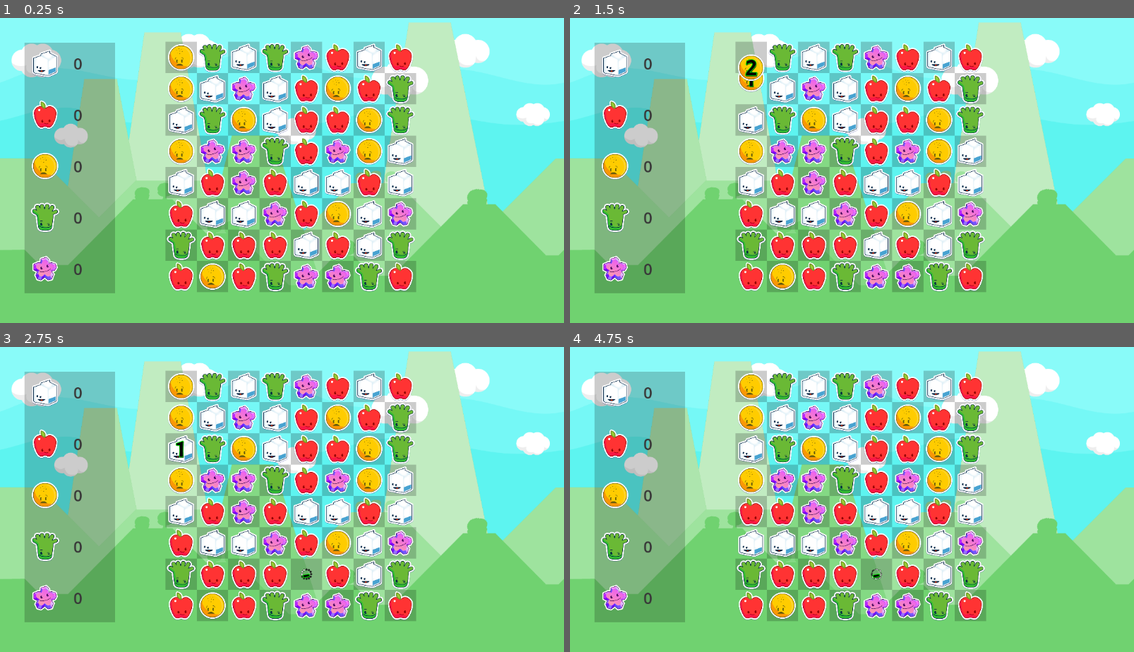
Above: before the commit, frames 1-4 (two rows, left to right).
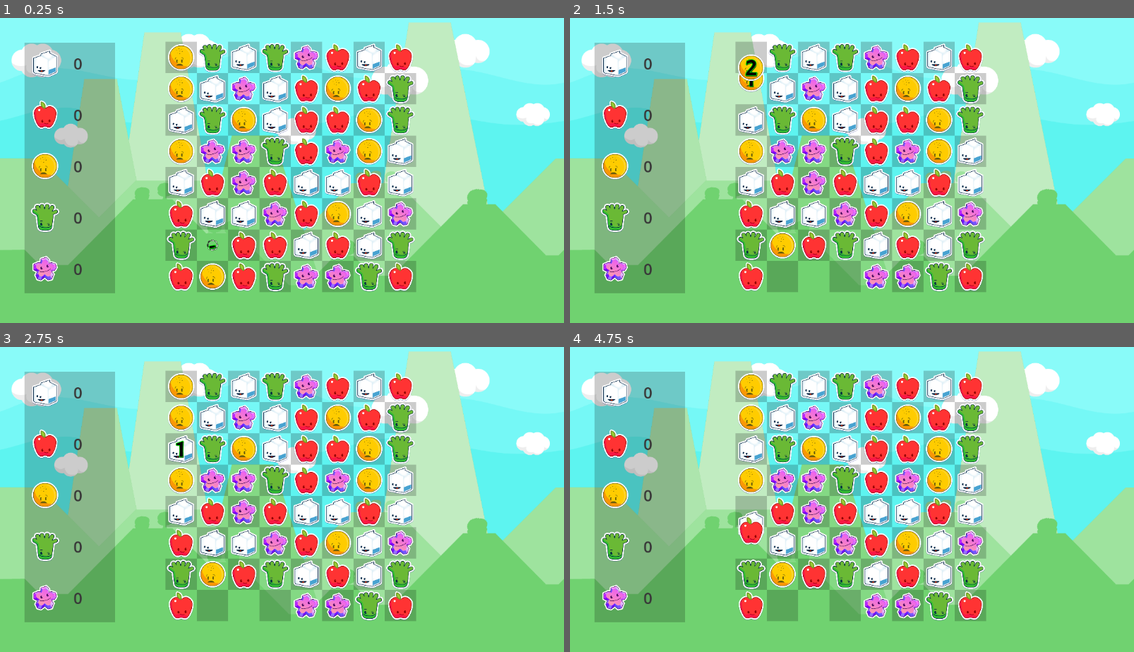
Above: after the commit, the same moments.

Repository: gitbrent/godot-match-3
Game: Godot game, scene res://game.tscn
Same seed, same stepped clock (60 frames per second), same inputs: the game is played once before the commit and once after it.
Inputs (mouse positions are in pixels of both pictures, inside the frame that each line leads up to):
- Up to frame 1 (0.25 s): no input
- Up to frame 2 (1.5 s): drag from (750, 57) to (908, 94) at 0.52 s; drag from (750, 88) to (823, 228) at 1.27 s
- Up to frame 3 (2.75 s): move the mouse to (180, 447) at 2.02 s; click (180, 447) at 2.17 s
- Up to frame 4 (4.75 s): drag from (750, 481) to (682, 444) at 2.77 s; drag from (750, 511) to (880, 493) at 3.52 s; drag from (750, 542) to (767, 414) at 4.27 s

The runs differ from the first frame. In frame 1, 0.3% of the frame differs, in the area x 35-40%, y 69-80%; in frame 2, 1.7%; in frame 3, 2.0%; in frame 4, 2.8%, in the area x 29-57%, y 49-90%.
Error after the commit: Invalid access to property or key 'gem_color' on a base object of type 'Nil'. (res://game_board/GameBoard.gd:129)

Commit message:
WIP

Diff:
--- a/game_board/GameBoard.gd
+++ b/game_board/GameBoard.gd
@@ -15,9 +15,13 @@
 
 # Called when the node enters the scene tree for the first time.
 func _ready():
+	# godot setup
 	randomize()
+	# A: populate board
 	fill_grid()
 	fill_hbox()
+	# B: check board after init
+	check_board_explode_matches()
 
 # TODO: feed props to parent controller for display
 func get_gem_props():
@@ -110,10 +114,10 @@
 	# Cells are not adjacent
 	return false
 
-func get_first_match() -> Array:
+func get_first_match_gems() -> Array:
 	var num_columns: int = hbox_container.get_child_count()
-	var num_rows: int = hbox_container.get_child_count()
-	var match_details: Array = []
+	var num_rows: int = hbox_container.get_child(0).get_child_count()  # Assuming uniform row count across columns
+	var match_cells: Array = []
 
 	# Horizontal Check (check each row)
 	for row in range(num_rows):
@@ -121,22 +125,24 @@
 		var streak = 0
 		var match_start = 0
 		for column in range(num_columns):
-			var gem_cell = $HBoxContainer.get_child(column).get_child(row) as GemCell
+			var gem_cell = hbox_container.get_child(column).get_child(row) as GemCell
 			if gem_cell.gem_color == last_color:
 				streak += 1
 			else:
 				if streak >= 3:
-					# Collect match details
+					# Collect matching GemCells
+					match_cells = []
 					for i in range(match_start, column):
-						match_details.append(gem_cell)
-					return match_details
+						match_cells.append(hbox_container.get_child(i).get_child(row))
+					return match_cells
 				streak = 1
 				match_start = column
 				last_color = gem_cell.gem_color
 		if streak >= 3:
+			match_cells = []
 			for i in range(match_start, num_columns):
-				match_details.append({"row": row, "column": i, "color": last_color})
-			return match_details
+				match_cells.append(hbox_container.get_child(i).get_child(row))
+			return match_cells
 
 	# Vertical Check (check each column)
 	for column in range(num_columns):
@@ -144,22 +150,24 @@
 		var streak = 0
 		var match_start = 0
 		for row in range(num_rows):
-			var gem_cell = $HBoxContainer.get_child(column).get_child(row) as GemCell
+			var gem_cell = hbox_container.get_child(column).get_child(row) as GemCell
 			if gem_cell.gem_color == last_color:
 				streak += 1
 			else:
 				if streak >= 3:
-					# Collect match details
+					# Collect matching GemCells
+					match_cells = []
 					for i in range(match_start, row):
-						match_details.append({"row": i, "column": column, "color": last_color})
-					return match_details
+						match_cells.append(hbox_container.get_child(column).get_child(i))
+					return match_cells
 				streak = 1
 				match_start = row
 				last_color = gem_cell.gem_color
 		if streak >= 3:
+			match_cells = []
 			for i in range(match_start, num_rows):
-				match_details.append({"row": i, "column": column, "color": last_color})
-			return match_details
+				match_cells.append(hbox_container.get_child(column).get_child(i))
+			return match_cells
 
 	return []  # No matches found
 
@@ -221,11 +229,11 @@
 	var orig_pos_cell_1 = swap_cell_1.global_position
 	var orig_col_cell_1 = swap_cell_1.get_parent()
 	var orig_ridx_cell_1 = find_gem_indices(swap_cell_1).row
-	var orig_cidx_cell_1 = find_gem_indices(swap_cell_1).column
+	#var orig_cidx_cell_1 = find_gem_indices(swap_cell_1).column
 	var orig_pos_cell_2 = swap_cell_2.global_position
 	var orig_col_cell_2 = swap_cell_2.get_parent()
 	var orig_ridx_cell_2 = find_gem_indices(swap_cell_2).row
-	var orig_cidx_cell_2 = find_gem_indices(swap_cell_2).column
+	#var orig_cidx_cell_2 = find_gem_indices(swap_cell_2).column
 
 	# D: swap gems
 	orig_col_cell_1.remove_child(swap_cell_1)
@@ -260,12 +268,13 @@
 
 	# This method w/b called twice - after each gem is moved, only run after BOTH done
 	if not selected_cell_1 and not selected_cell_2:
-		check_board_post_moves()
-
-func check_board_post_moves():
-	print("[check_board_post_moves]: enter") # We get called too much (3 times after 1 move)
+		print("CHECK!!")
+		check_board_explode_matches()
+
+func check_board_explode_matches():
+	print("[check_board_explode_matches]: enter") # We get called too much (3 times after 1 move)
 	# FIXME: TODO: ^^^
-	var gem_matches = get_first_match()
+	var gem_matches = get_first_match_gems()
 	if gem_matches.size() == 0:
 		#await get_tree().create_timer(TWEEN_TIME).timeout
 		# Then swap them right back
@@ -273,7 +282,7 @@
 		undo_cell_1 = null
 		undo_cell_2 = null
 	else:
-		print("[check_board_post_moves]: MATCHES! ", gem_matches)
+		print("[check_board_explode_matches]: MATCHES! ", gem_matches)
 		# D3: log gems to explode after move is done
 		explode_gems(gem_matches)
 		# TODO: EXPLODE LOOP
@@ -282,17 +291,36 @@
 # STEP 4: Explode first match found, repeat until exhausted
 
 func explode_gems(gem_cells: Array):
-	# Function to handle removal of gems and other effects
-	print("Explode gems: ", gem_cells)
+	print("[explode_gems] gems: ", gem_cells)
+	print_ascii_table(gem_cells)
 	for gem_cell in gem_cells:
 		gem_cell.play_anim_explode()
-		#await get_tree().create_timer(TWEEN_TIME).timeout
-		#gem_cell.get_parent().remove_child(gem_cell)
-		#gem_cell.queue_free()
+		await get_tree().create_timer(TWEEN_TIME).timeout
+		gem_cell.get_parent().remove_child(gem_cell)
+		gem_cell.queue_free()
 		print("BOOM!!")
-	#if selected_cell_1:
-		#selected_cell_1.debug_show_selnum(0)
-		#selected_cell_1 = null
-	#if selected_cell_2:
-		#selected_cell_2.debug_show_selnum(0)
-		#selected_cell_2 = null
+
+# DEBUG
+
+func print_ascii_table(affected_cells: Array):
+	var num_columns: int = hbox_container.get_child_count()
+	var num_rows: int = hbox_container.get_child(0).get_child_count()  # Assuming all columns have the same number of rows
+
+	# Prepare a grid for ASCII output
+	var grid = []
+	for i in range(num_rows):
+		var row = []  # Create a new row
+		for j in range(num_columns):
+			row.append(" ")  # Fill the row with spaces
+		grid.append(row)  # Add the filled row to the grid
+
+	# Mark the affected cells
+	for cell in affected_cells:
+		var indices = find_gem_indices(cell)
+		if indices["column"] != -1 and indices["row"] != -1:
+			grid[indices["row"]][indices["column"]] = "X"
+
+	# Print the ASCII grid
+	print("Current Gem Board State:")
+	for row in grid:
+		print(" | ".join(row))
